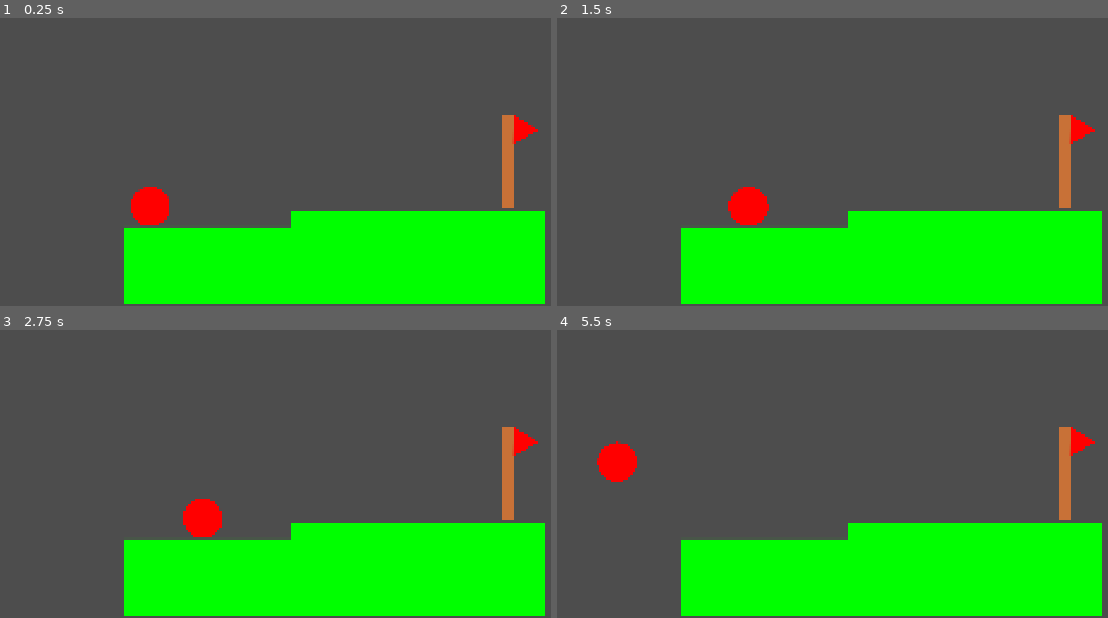
Above: before the commit, frames 1-4 (two rows, left to right).
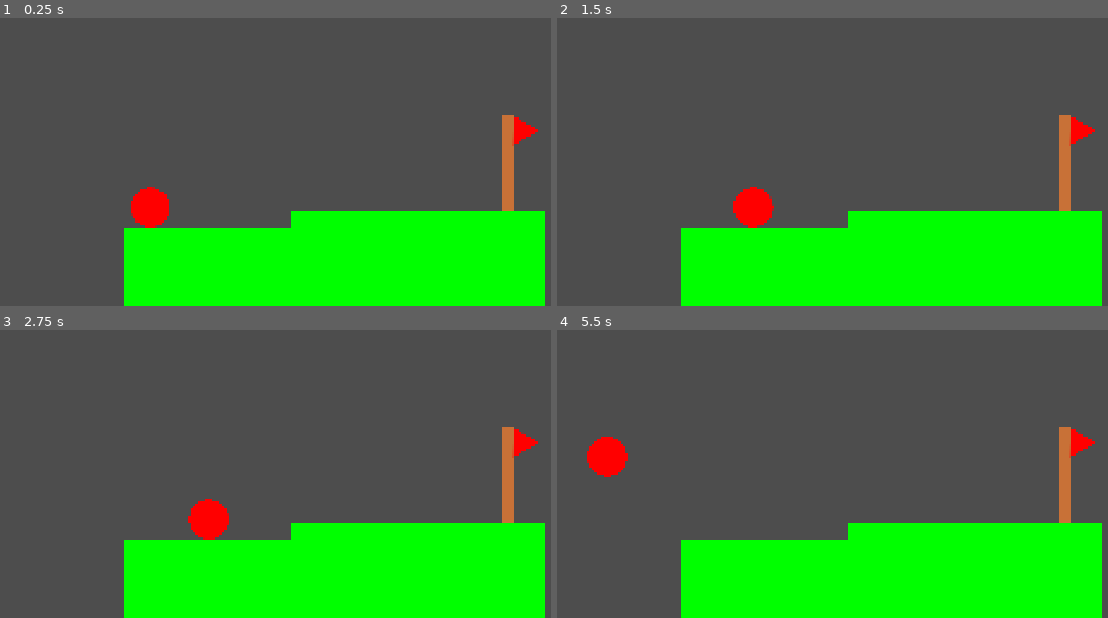
Above: after the commit, the same moments.

Repository: Geronimo6783/Juego-Bola
Game: Godot game, scene res://main/main.tscn
Same seed, same stepped clock (60 frames per second), same inputs: the game is played once before the commit and once after it.
Inputs:
- Up to frame 1 (0.25 s): no input
- Up to frame 2 (1.5 s): tap Enter at 0.5 s; hold Right (derecha) 0.53-1.28 s; hold Left (izquierda) from 1.28 s (still down)
- Up to frame 3 (2.75 s): release Left (izquierda) at 2.03 s; hold Right (derecha) from 2.03 s (still down)
- Up to frame 4 (5.5 s): release Right (derecha) at 2.78 s; hold Space (arriba) 2.78-3.53 s; hold Left (izquierda) from 3.53 s (still down)

The runs differ from the first frame. In frame 1, 0.7% of the frame differs, in the area x 22-99%, y 33-100%; in frame 2, 0.8%; in frame 3, 0.9%; in frame 4, 1.2%, in the area x 5-99%, y 33-100%.

Commit message:
Código de la bola corregido usando el parámetro delta.

Diff:
--- a/juego-bola/bola/bola.gd
+++ b/juego-bola/bola/bola.gd
@@ -1,10 +1,13 @@
 extends RigidBody2D
+
+## Velocidad de desplazamiento de la bola.
+var velocidad_desplacamiento = 200
 
 ## Función que se procesa por cada fotograma.
 func _process(delta: float):
 	if Input.is_action_pressed("izquierda"):
-		move_and_collide(Vector2(-3,0))
+		move_and_collide(Vector2(- velocidad_desplacamiento * delta,0))
 	if Input.is_action_pressed("derecha"):
-		move_and_collide(Vector2(3,0))
+		move_and_collide(Vector2(velocidad_desplacamiento * delta,0))
 	if Input.is_action_pressed("arriba"):
-		move_and_collide(Vector2(0,-3))
+		move_and_collide(Vector2(0,- velocidad_desplacamiento * delta))
--- a/juego-bola/main/main.tscn
+++ b/juego-bola/main/main.tscn
@@ -8,6 +8,9 @@
 
 [node name="Main" type="Node2D"]
 script = ExtResource("1_3wy1v")
+
+[node name="Camera2D" type="Camera2D" parent="."]
+position = Vector2(960, 538)
 
 [node name="Terreno" parent="." instance=ExtResource("1_xwkvk")]
 position = Vector2(972, 963)
